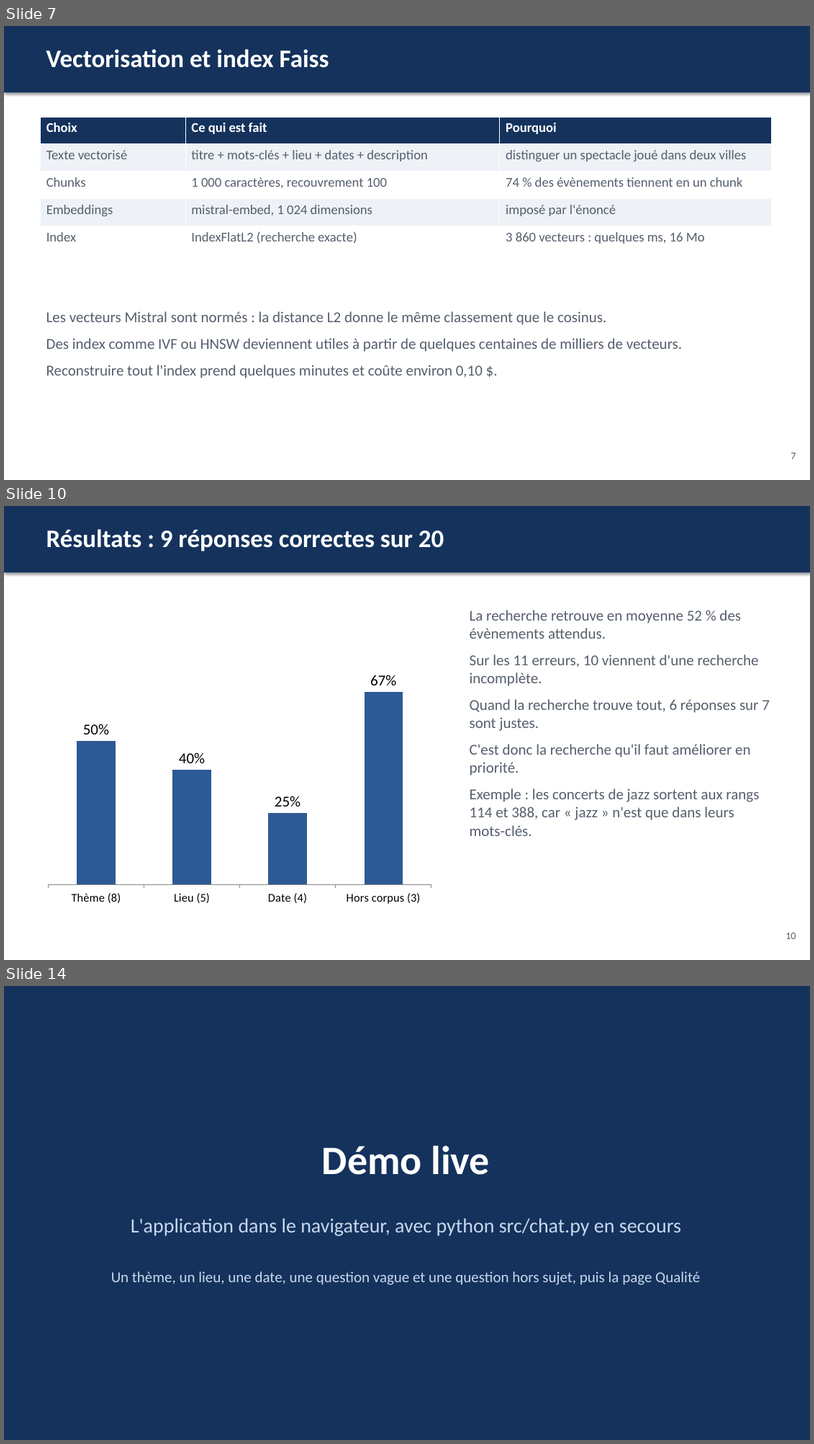
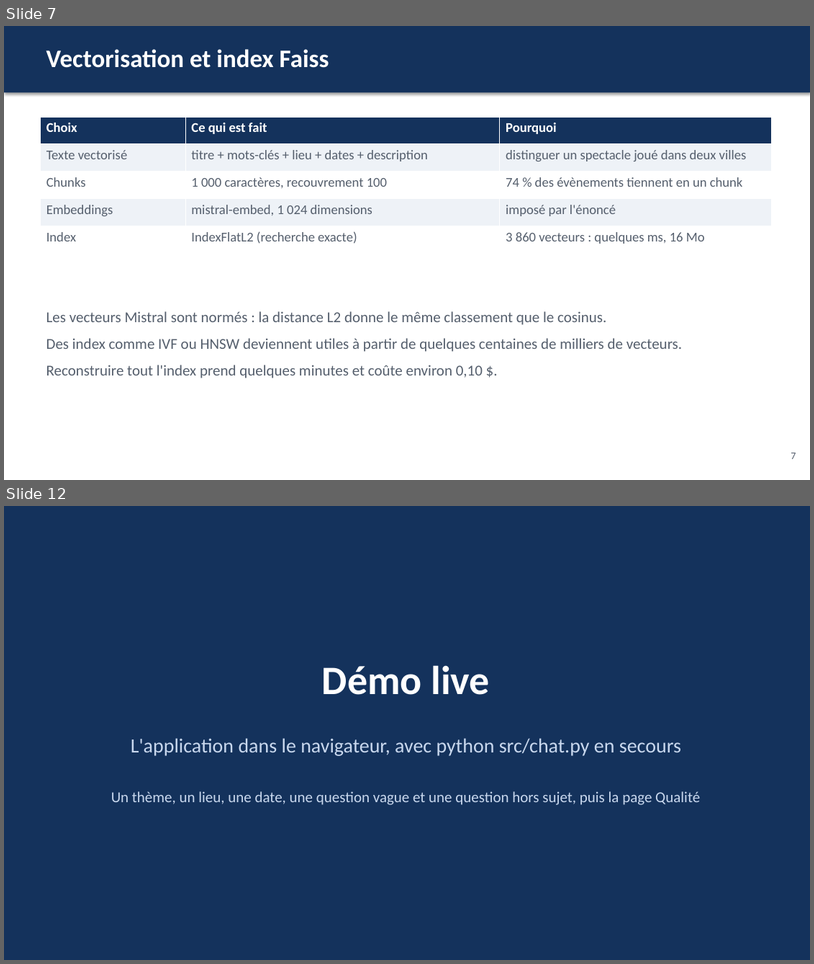
Before and after one commit to Matz-ai/concevoir-et-deployer-un-systeme-rag, a slide deck: livrables/presentation.pptx. Shown one above the other, each under a label of ours: slides 7, 10 and 14 before the commit, slides 7 and 12 after it; the slides between them are not shown. The pictures are 814x1444 and 814x964 pixels, drawn with LibreOffice and Linux fonts; fonts in the diff are those of the drawing. Boxes give left, top, right and bottom in pixels: in the first picture for what was removed or moved away, otherwise in the second. Text is boxed around its words. In the diff, an @@ line names an element or a change of style, - is before the commit and + after.

```diff
--- a/livrables/presentation.pptx
+++ b/livrables/presentation.pptx
@@ slide 10 removed at (x1=4, y1=506, x2=810, y2=960), background #FFFFFF @@
@@ rectangle removed at (x1=4, y1=506, x2=810, y2=572) @@
@@ text removed at (x1=46, y1=529, x2=444, y2=551) @@
-Résultats : 9 réponses correctes sur 20
@@ column chart removed at (x1=40, y1=591, x2=440, y2=911) @@
-categories: Thème (8), Lieu (5), Date (4), Hors corpus (3)
-Series 1: 50, 40, 25, 67
@@ text removed at (x1=470, y1=610, x2=770, y2=836) @@
-La recherche retrouve en moyenne 52 % des évènements attendus.
-Sur les 11 erreurs, 10 viennent d'une recherche incomplète.
-Quand la recherche trouve tout, 6 réponses sur 7 sont justes.
-C'est donc la recherche qu'il faut améliorer en priorité.
-Exemple : les concerts de jazz sortent aux rangs 114 et 388, car « jazz » n'est que dans leurs mots-clés.
@@ text removed at (x1=786, y1=932, x2=796, y2=939) @@
-10
@@ what was slide 14 is now slide 12 @@
```
Also in this commit, not shown: 6 slides changed, 1 slide added, 2 other slides removed, 4 other files.
